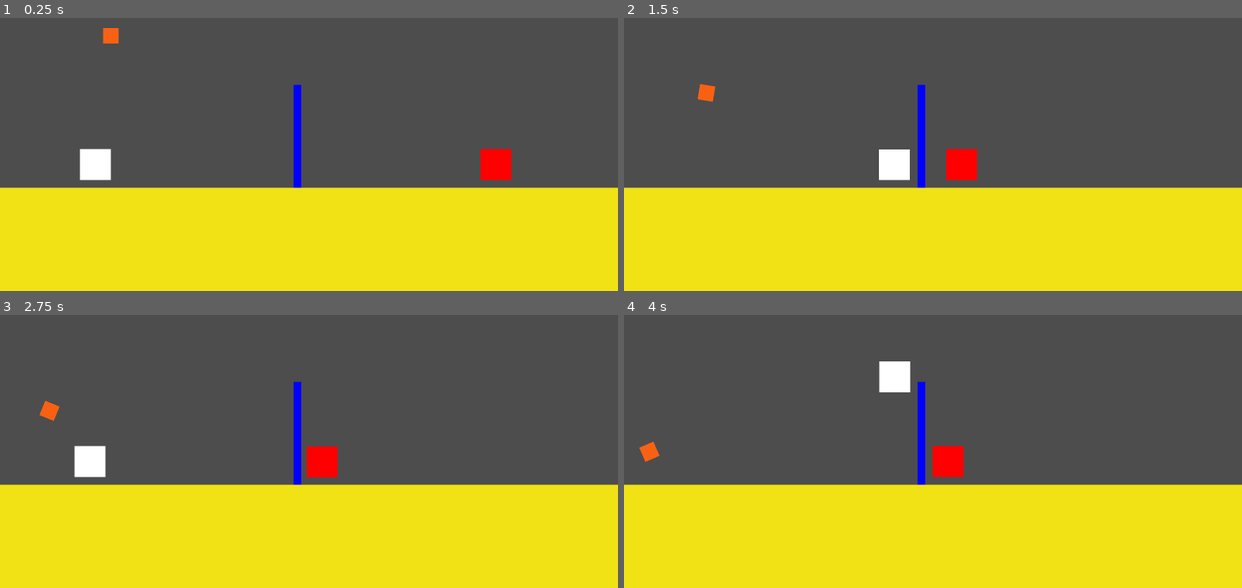
Above: before the commit, frames 1-4 (two rows, left to right).
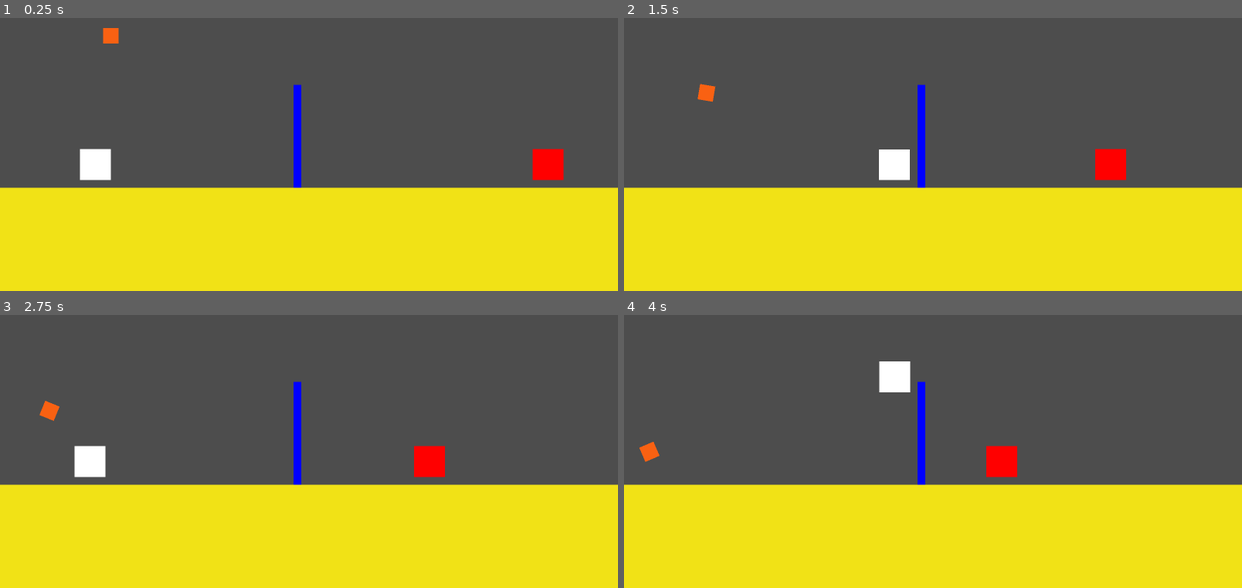
Above: after the commit, the same moments.

Repository: ygcs796/projeto-felpojam
Game: Godot game, scene res://main.tscn
Two runs of this game, one before a commit and one after it. Both use one fixed random seed, a clock stepped at 60 frames per second and the inputs below. The project has no main scene, so this scene is started directly.
Inputs:
- Up to frame 1 (0.25 s): no input
- Up to frame 2 (1.5 s): tap Enter (ui_accept) at 0.5, 0.77 s; hold Right (ui_right) from 0.53 s (still down); tap R at 0.6, 1.35 s
- Up to frame 3 (2.75 s): tap Enter (ui_accept) at 1.52 s; release Right (ui_right) at 2.03 s; hold Left (ui_left) from 2.03 s (still down); tap R at 2.1 s
- Up to frame 4 (4 s): release Left (ui_left) at 2.78 s; hold Right (ui_right) from 2.78 s (still down); tap R at 2.85, 3.6 s; tap Enter (ui_accept) at 3.02, 3.77 s

The runs differ from the first frame. In frame 1, 1.2% of the frame differs, in the area x 77-92%, y 47-60%; in frame 2, 1.2%; in frame 3, 1.1%; in frame 4, 1.2%.

Commit message:
Pequenos ajustes
Coloquei o inimigo para ir em direção à bola

Diff:
--- a/main.gd
+++ b/main.gd
@@ -2,12 +2,25 @@
 
 @onready var player = $Player
 @onready var adversario = $adversario
+@onready var bola = $bola_volei
+
+#@onready var posicao_inicial_bola_x = bola.position.x
+#@onready var posicao_inicial_bola_y = bola.position.y
+
 
 func _ready() -> void:
 	pass
 
 func _process(delta: float) -> void:
-	var diferenca_pos = (player.position.x - adversario.position.x)
-	var velocidade = diferenca_pos / (delta * 100)
+	var diferenca_pos = (bola.position.x - adversario.position.x)
+	var velocidade = diferenca_pos / (delta * 500)
 	adversario.position.x += velocidade * delta
 	pass
+
+func _input(event: InputEvent) -> void:
+	if event is InputEventKey and event.pressed:
+		if event.keycode == KEY_R:
+			print("R apertado")
+			bola.position.x = 40
+			bola.position.y = 56
+			print("processo feito")
Not shown: 1 places in adversario.tscn that only renumber resources
Not shown: 1 places in bola_volei.tscn that only renumber resources
Not shown: 1 places in main.tscn that only renumber resources
